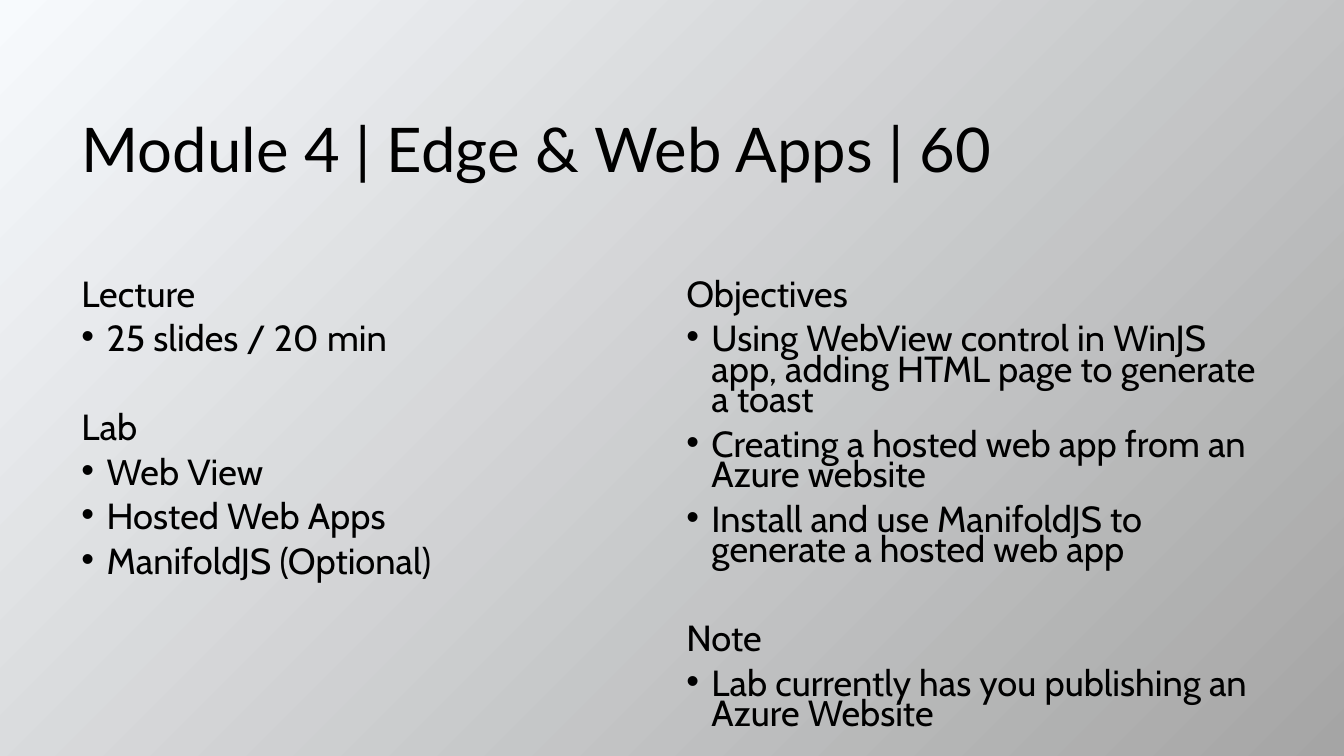
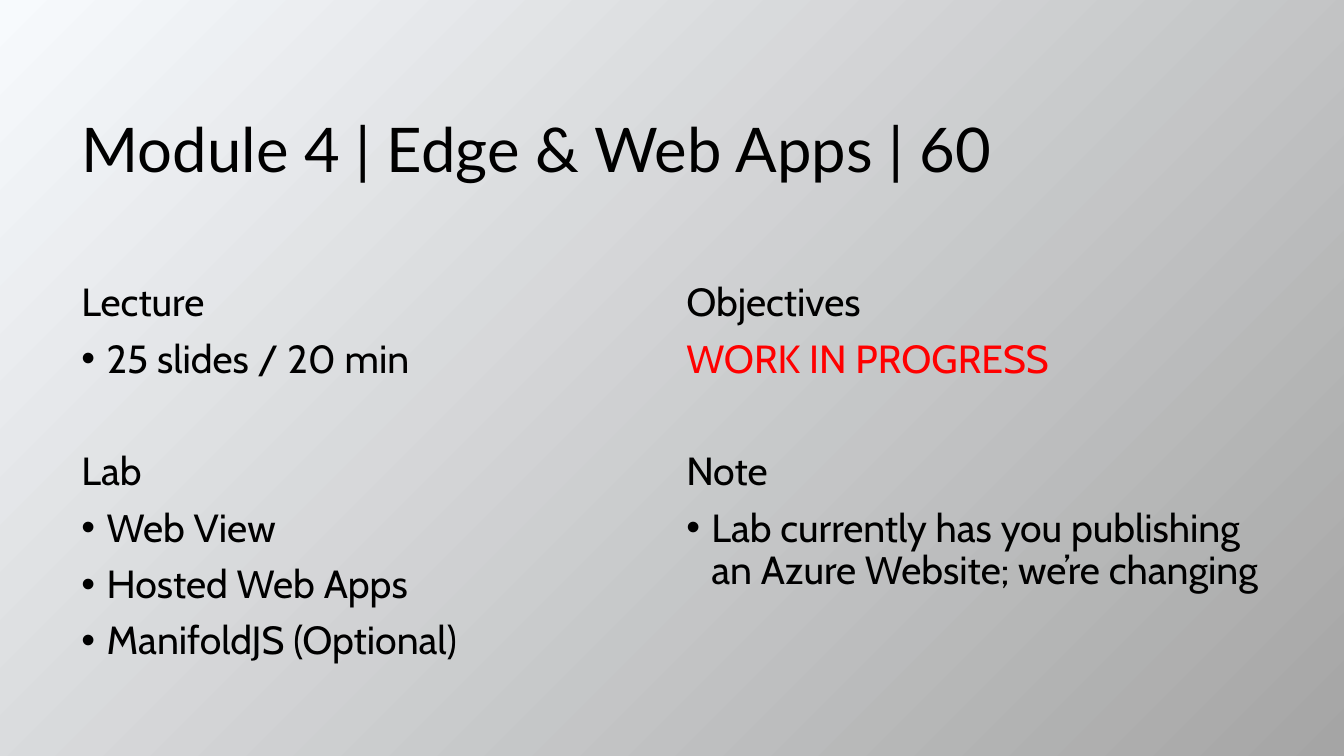
Before and after one commit to evangelism/WinDevWorkshop, a slide deck: slide 11 of 10.08.15.Train the Trainer.pptx (slide 12 before the commit). Drawn at 1344x756 pixels with LibreOffice and Linux fonts; fonts in the diff are those of the drawing. Boxes give left, top, right and bottom in pixels: in the first picture for what was removed or moved away, otherwise in the second. Text is boxed around its words. In the diff, an @@ line names an element or a change of style, - is before the commit and + after.

```diff
--- a/10.08.15.Train the Trainer.pptx
+++ b/10.08.15.Train the Trainer.pptx
@@ text "Lecture" at <box>81,288,457,664</box>: size 25.9 to 28 pt; line spacing 0.7 to 0.9 @@
@@ text at <box>686,286,860,486</box>: size 25.9 to 28 pt in "Objectives", "Note"; line spacing 0.7 to 0.9 @@
@@ text at <box>686,345,1048,374</box>: text changed; size 25.9 to 28 pt; text colour #000000 to #FF0000 @@
-• Using WebView control in WinJS app, adding HTML page to generate a toast
-• Creating a hosted web app from an Azure website
-• Install and use ManifoldJS to generate a hosted web app
+WORK IN PROGRESS
@@ text at <box>711,512,1258,594</box>: text changed; size 25.9 to 28 pt @@
-• Lab currently has you publishing an Azure Website
+• Lab currently has you publishing an Azure Website; we’re changing
```
Also in this commit, not shown: 7 other slides changed, 1 slide added, 1 slide removed.
